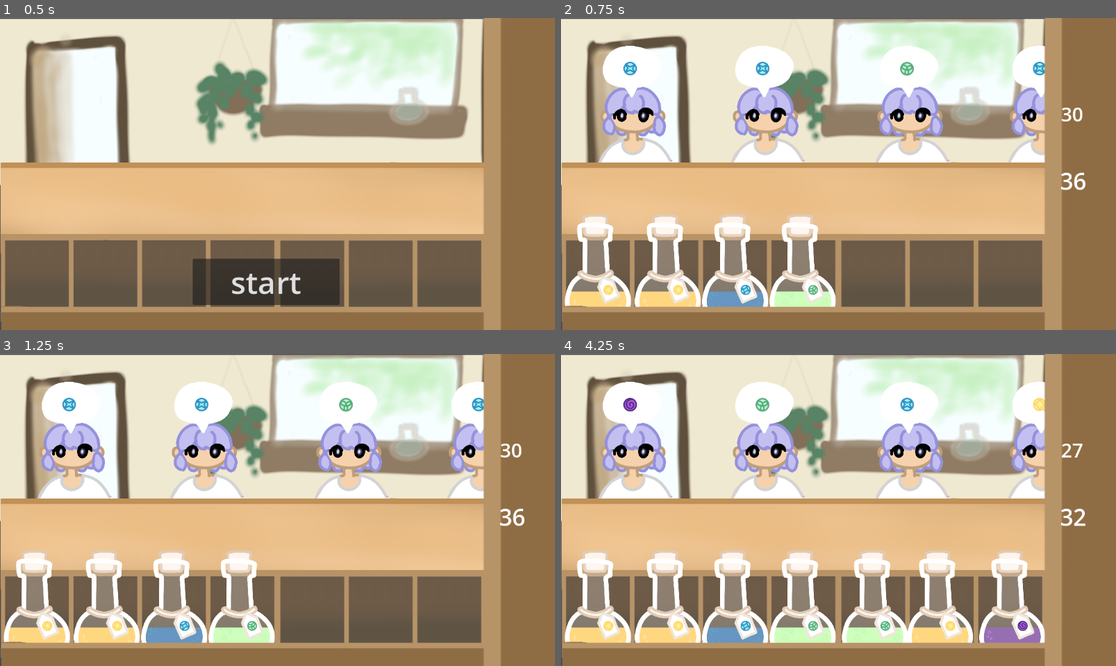
Above: before the commit, frames 1-4 (two rows, left to right).
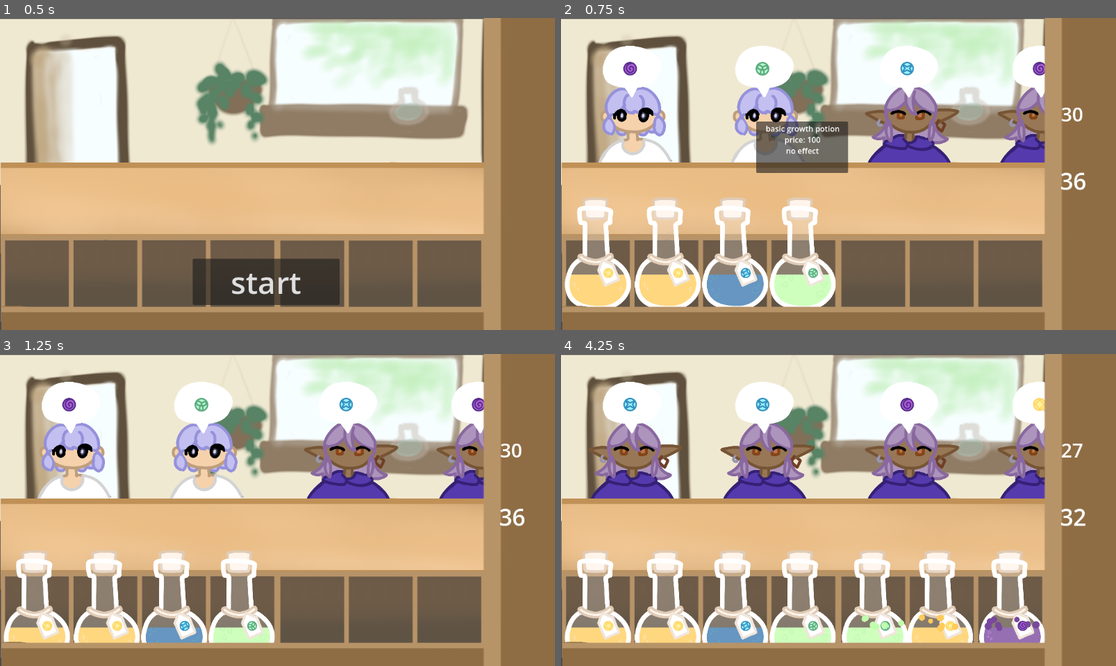
Above: after the commit, the same moments.

Repository: clairewsu/game
Game: Godot game, scene res://scenes/main.tscn
Same seed, same stepped clock (60 frames per second), same inputs: the game is played once before the commit and once after it.
Inputs (mouse positions are in pixels of both pictures, inside the frame that each line leads up to):
- Up to frame 1 (0.5 s): no input
- Up to frame 2 (0.75 s): click "start" at 0.5 s
- Up to frame 3 (1.25 s): no input
- Up to frame 4 (4.25 s): drag from (633, 413) to (910, 413) at 1.27 s; drag from (766, 413) to (910, 413) at 2.02 s; press the mouse at (910, 413) at 2.78 s; release the mouse at (910, 413) at 3.5 s; drag from (1043, 413) to (599, 609) at 3.52 s

Frame 1 is identical in both runs. In frame 2, 16% of the frame differs, in the area x 0-88%, y 14-93%; in frame 3, 4.5%; in frame 4, 10%.

Commit message:
guys can now randomize and made the potions drop when they spawn

Diff:
--- a/resources/basicblue.tres
+++ b/resources/basicblue.tres
@@ -7,6 +7,8 @@
 
 [resource]
 script = ExtResource("2_01gwb")
+name = "basic magic potion"
+desc = "no effect"
 color = 2
 basevalue = 100
 texture = ExtResource("3_01gwb")
--- a/resources/basicgold.tres
+++ b/resources/basicgold.tres
@@ -7,6 +7,8 @@
 
 [resource]
 script = ExtResource("1_iifv5")
+name = "basic gold potion"
+desc = "no effect"
 basevalue = 100
 texture = ExtResource("3_iyuo2")
 liquidtexture = ExtResource("1_073e1")
--- a/resources/basicgreen.tres
+++ b/resources/basicgreen.tres
@@ -7,6 +7,8 @@
 
 [resource]
 script = ExtResource("2_jx8ym")
+name = "basic growth potion"
+desc = "no effect"
 color = 1
 basevalue = 100
 texture = ExtResource("3_jx8ym")
--- a/resources/basicswirl.tres
+++ b/resources/basicswirl.tres
@@ -7,6 +7,8 @@
 
 [resource]
 script = ExtResource("2_cv1hu")
+name = "basic wind potion"
+desc = "no effect"
 color = 3
 basevalue = 100
 texture = ExtResource("3_cv1hu")
--- a/scenes/ui_or_smth.tscn
+++ b/scenes/ui_or_smth.tscn
@@ -53,5 +53,22 @@
 theme_override_font_sizes/font_size = 48
 text = "30"
 
+[node name="objdesc" type="Panel" parent="." unique_id=509032399]
+offset_left = 72.0
+offset_top = 88.0
+offset_right = 263.0
+offset_bottom = 195.0
+
+[node name="desctext" type="RichTextLabel" parent="objdesc" unique_id=1176251232]
+layout_mode = 0
+offset_left = -7.0
+offset_top = 3.0
+offset_right = 201.0
+offset_bottom = 126.0
+text = "efheifejfjoieifeoirfeorf"
+fit_content = true
+scroll_active = false
+horizontal_alignment = 1
+
 [connection signal="timeout" from="Timer" to="." method="_on_timer_timeout"]
 [connection signal="pressed" from="startbutton" to="." method="_on_startbutton_pressed"]
--- a/scripts/carddata.gd
+++ b/scripts/carddata.gd
@@ -1,7 +1,9 @@
 extends Resource
 class_name carddata
 
-@export var color:int
+@export var name:String
+@export_multiline var desc:String
+@export var color:int #0=yellow 1=green 2=blue 3=swirl
 @export var basevalue:int
 @export var texture:Texture2D
 @export var liquidtexture:Texture2D
--- a/scripts/guy.gd
+++ b/scripts/guy.gd
@@ -3,6 +3,7 @@
 @export var color_id=0
 var slots=[Vector2(0,180),Vector2(-50,180),Vector2(50,180),Vector2(-25,200),Vector2(25,200)]
 var slot_occupied=[false,false,false,false,false]
+var textures=[]
 var this_score=0
 var guys=[]
 signal penalty
@@ -15,6 +16,11 @@
 	$green.hide()
 	$blue.hide()
 	$swirl.hide()
+	for file in DirAccess.get_files_at("res://art/characters"):
+		if file.ends_with(".PNG"):
+			textures.append(file)
+	var tex=Array(textures).pick_random()
+	$individual.texture=load("res://art/characters/"+tex)
 	add_to_group("guy")
 	color_id=randi()%4
 	if color_id==0:
--- a/scripts/main.gd
+++ b/scripts/main.gd
@@ -73,6 +73,8 @@
 		#object.connect("score", Callable(self, "_on_score"))
 		#object.score.connect(guy._on_score)
 		end.connect(object.queue_free)
+		object.show_desc.connect($ui._show_desc)
+		object.hide_desc.connect($ui._hide_desc)
 
 func respawn_guys():
 	respawning_guys=true
--- a/scripts/object.gd
+++ b/scripts/object.gd
@@ -22,6 +22,8 @@
 var is_moving=false
 signal hit
 signal score(amount:int)
+signal show_desc(name,cost,desc,pos:Vector2)
+signal hide_desc
 
 # Called when the node enters the scene tree for the first time.
 func _ready():
@@ -38,6 +40,10 @@
 	screen_size=get_viewport_rect().size
 	input_event.connect(_on_input_event)
 	objpos=position
+	mouse_entered.connect(_on_mouse_entered)
+	mouse_exited.connect(_on_mouse_exited)
+	speed=15
+	position+=Vector2(0,-200)
 
 
 # Called every frame. 'delta' is the elapsed time since the previous frame.
@@ -95,6 +101,14 @@
 						score.emit(basevalue)
 	elif drag and event is InputEventMouseMotion:
 		position += event.relative
+		hide_desc.emit()
+
+func _on_mouse_entered():
+	if not sold:
+		show_desc.emit(data.name,data.basevalue,data.desc,position)
+
+func _on_mouse_exited():
+	hide_desc.emit()
 
 func sell(guy):
 	sold=true
@@ -113,6 +127,7 @@
 func _exit_tree() -> void:
 	if exists != null and slot != -1:
 		exists.slot_occupied[slot] = false
+	hide_desc.emit()
 
 func splash():
 	for i in range(randi_range(5,8)):
@@ -121,3 +136,4 @@
 		particle.liquidtexture=data.liquidtexture
 		particle.z_index=0
 		add_child(particle)
+		speed=30
--- a/scripts/ui_or_smth.gd
+++ b/scripts/ui_or_smth.gd
@@ -12,6 +12,7 @@
 	$timerlabel.hide()
 	$theend.hide()
 	$deckcounter.hide()
+	$objdesc.hide()
 
 func show_time(text):
 	$timerlabel.text = text
@@ -81,3 +82,11 @@
 
 func updatemult(multvalue):
 	$scorecounter.text="base score: %d\npenalty: %d\nround bonus: x%.2f"% [base,penalty,multvalue]
+
+func _show_desc(name:String,cost:int,desc:String,pos:Vector2):
+	$objdesc/desctext.text="%s\nprice: %d\n%s"% [name,cost,desc]
+	$objdesc.position=pos+Vector2(-100,-250)
+	$objdesc.show()
+
+func _hide_desc():
+	$objdesc.hide()
